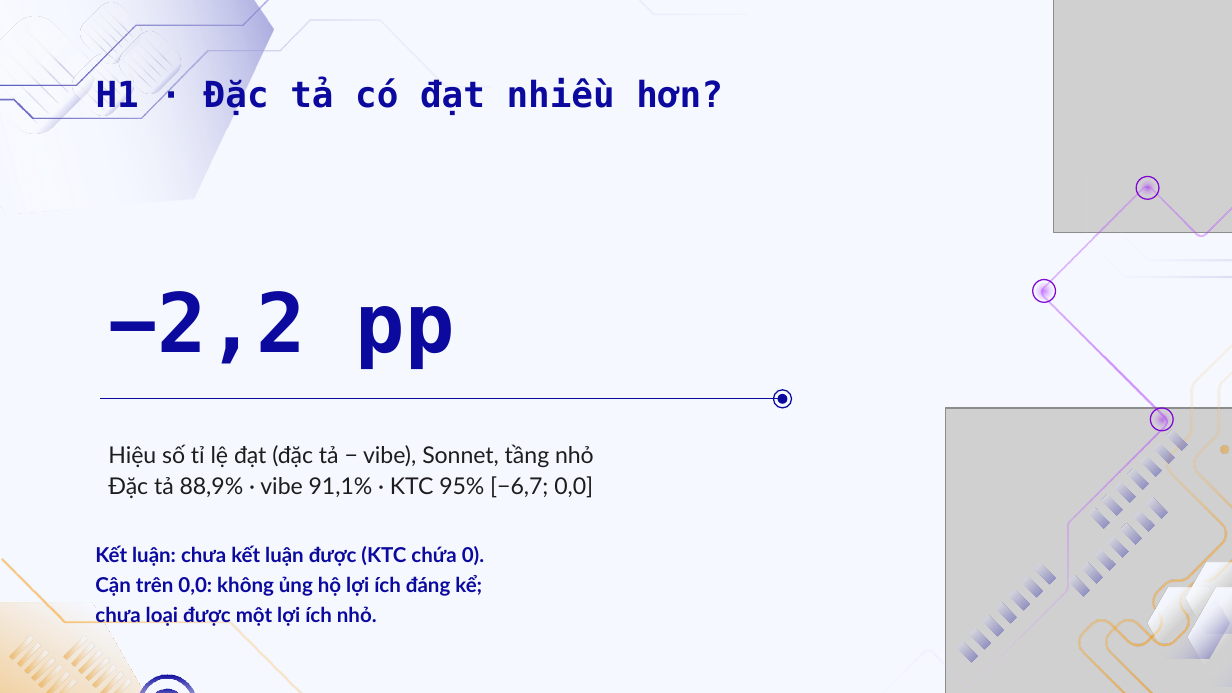
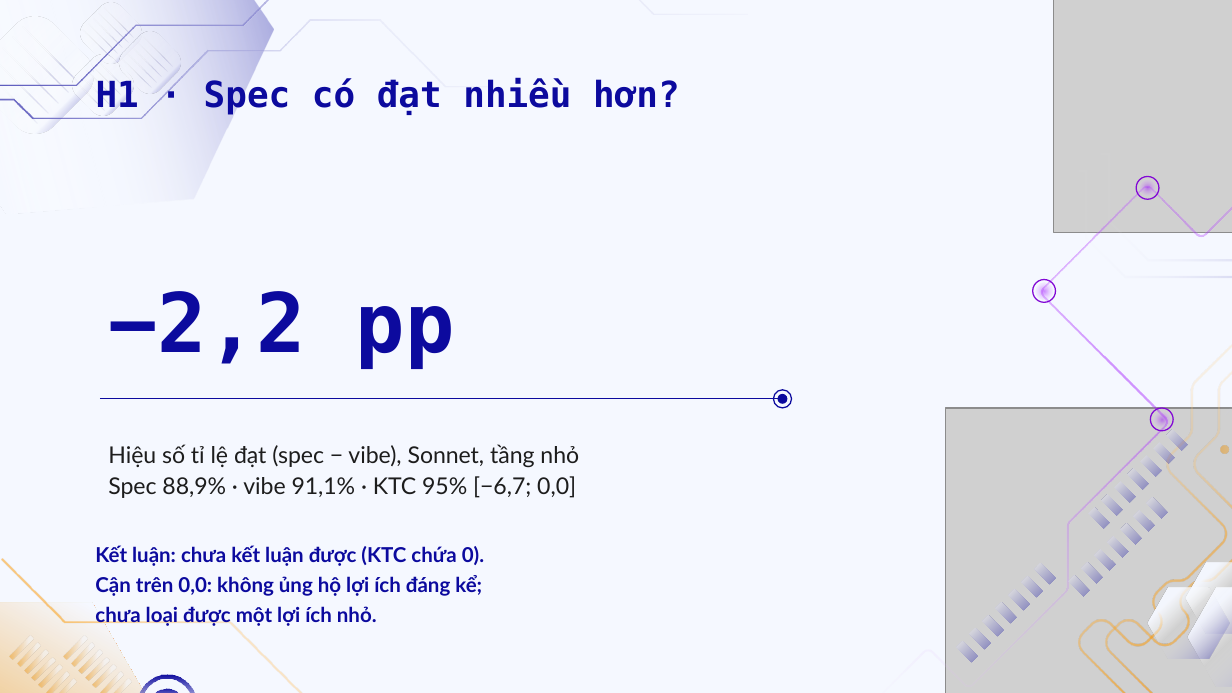
Before and after one commit to doanan293/vipharmind-ai-sdlc-study, a slide deck: slide 16 of docs/presentation/vipharmind-slides.pptx. Drawn at 1232x693 pixels with LibreOffice and Linux fonts; fonts in the diff are those of the drawing; grey boxes stand for pictures; background and template pictures are left out. Boxes give left, top, right and bottom in pixels: in the first picture for what was removed or moved away, otherwise in the second. Text is boxed around its words. In the diff, an @@ line names an element or a change of style, - is before the commit and + after.

```diff
--- a/docs/presentation/vipharmind-slides.pptx
+++ b/docs/presentation/vipharmind-slides.pptx
@@ text at <box>96,79,680,115</box>: text changed @@
-H1 · Đặc tả có đạt nhiều hơn?
+H1 · Spec có đạt nhiều hơn?
@@ text at <box>108,444,579,498</box>: text changed @@
-Hiệu số tỉ lệ đạt (đặc tả − vibe), Sonnet, tầng nhỏ
-Đặc tả 88,9% · vibe 91,1% · KTC 95% [−6,7; 0,0]
+Hiệu số tỉ lệ đạt (spec − vibe), Sonnet, tầng nhỏ
+Spec 88,9% · vibe 91,1% · KTC 95% [−6,7; 0,0]
```
Also in this commit, not shown: 15 other slides changed, 3 other files.
